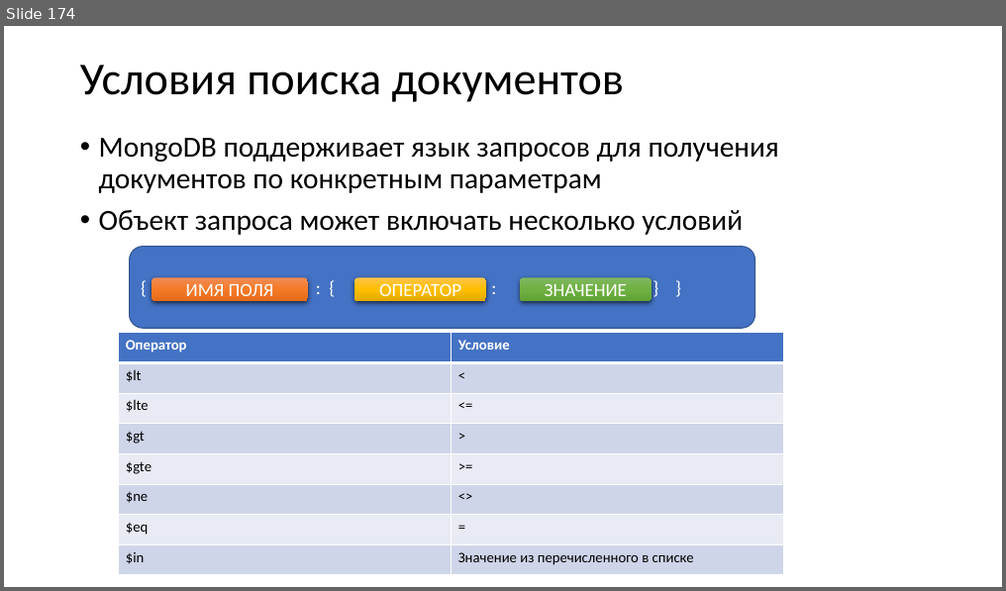
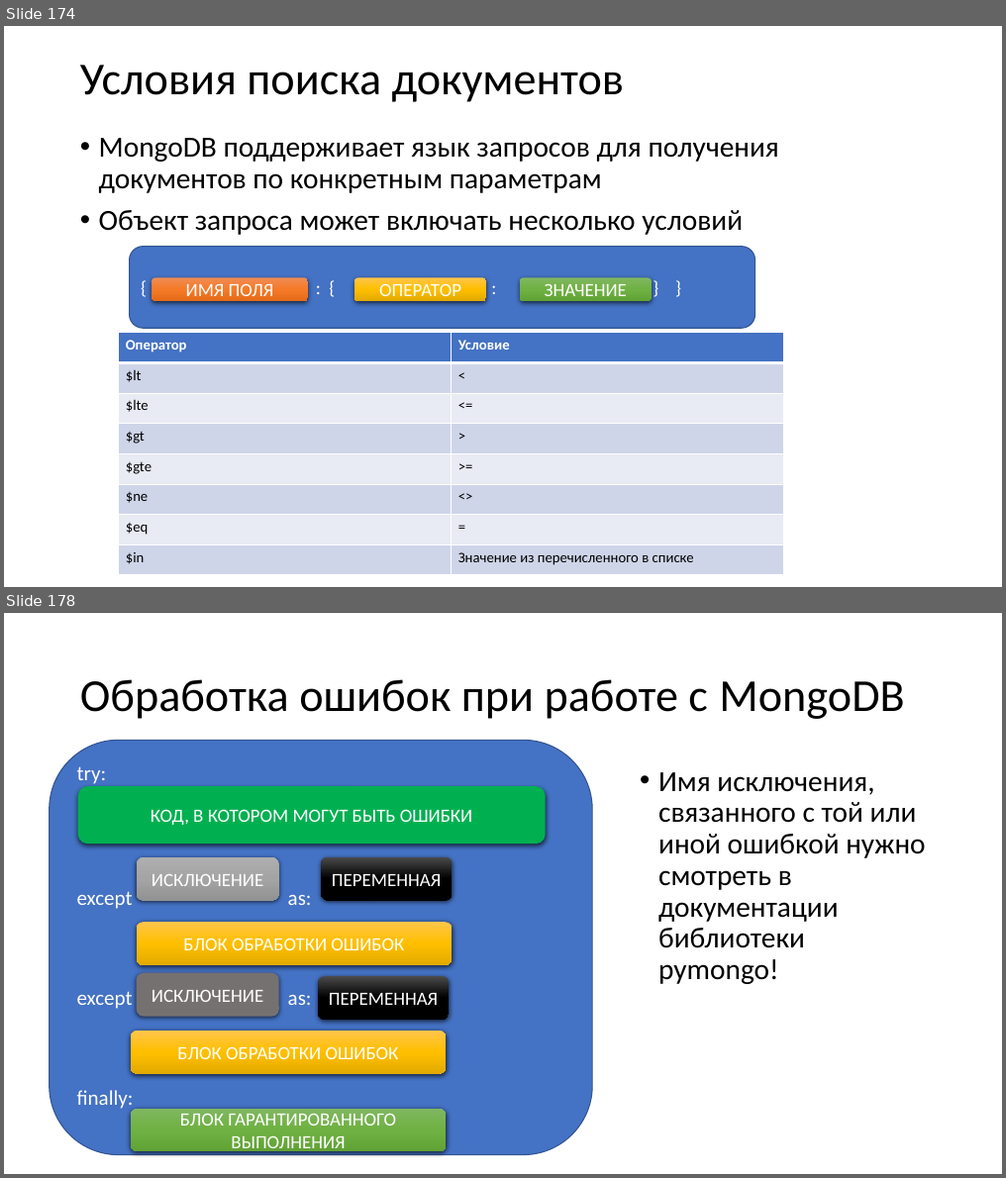
Before and after one commit to paveltsytovich/telegram-course, a slide deck: Presentation/Разработка ботов для телеграмм на Python.pptx. Shown one above the other, each under a label of ours: slide 174 before the commit, slides 174 and 178 after it; the slides between them are not shown. The pictures are 1006x591 and 1006x1178 pixels, drawn with LibreOffice and Linux fonts; fonts in the diff are those of the drawing. Boxes give left, top, right and bottom in pixels: in the first picture for what was removed or moved away, otherwise in the second. Text is boxed around its words. In the diff, an @@ line names an element or a change of style, - is before the commit and + after.

Commit message:
модуль по MongoDB

```diff
--- a/Presentation/Разработка ботов для телеграмм на Python.pptx
+++ b/Presentation/Разработка ботов для телеграмм на Python.pptx
@@ slide 178 added at <box>4,613,1002,1174</box>, background #FFFFFF @@
@@ title added at <box>80,679,904,719</box>, 44 pt, text #000000 @@
+Обработка ошибок при работе с MongoDB
@@ text added at <box>658,772,925,984</box>, 28 pt, text #000000 @@
+• Имя исключения, связанного с той или иной ошибкой нужно смотреть в документации библиотеки pymongo!
@@ group added at <box>49,741,592,1156</box>: 9 rounded rectangles @@
+try:
+except as:
+except as:
+finally:
+КОД, В КОТОРОМ МОГУТ БЫТЬ ОШИБКИ
+ИСКЛЮЧЕНИЕ
+ИСКЛЮЧЕНИЕ
+ПЕРЕМЕННАЯ
+ПЕРЕМЕННАЯ
+БЛОК ОБРАБОТКИ ОШИБОК
+БЛОК ОБРАБОТКИ ОШИБОК
+БЛОК ГАРАНТИРОВАННОГО ВЫПОЛНЕНИЯ
```
Also in this commit, not shown: 3 slides changed, 2 other slides added.
